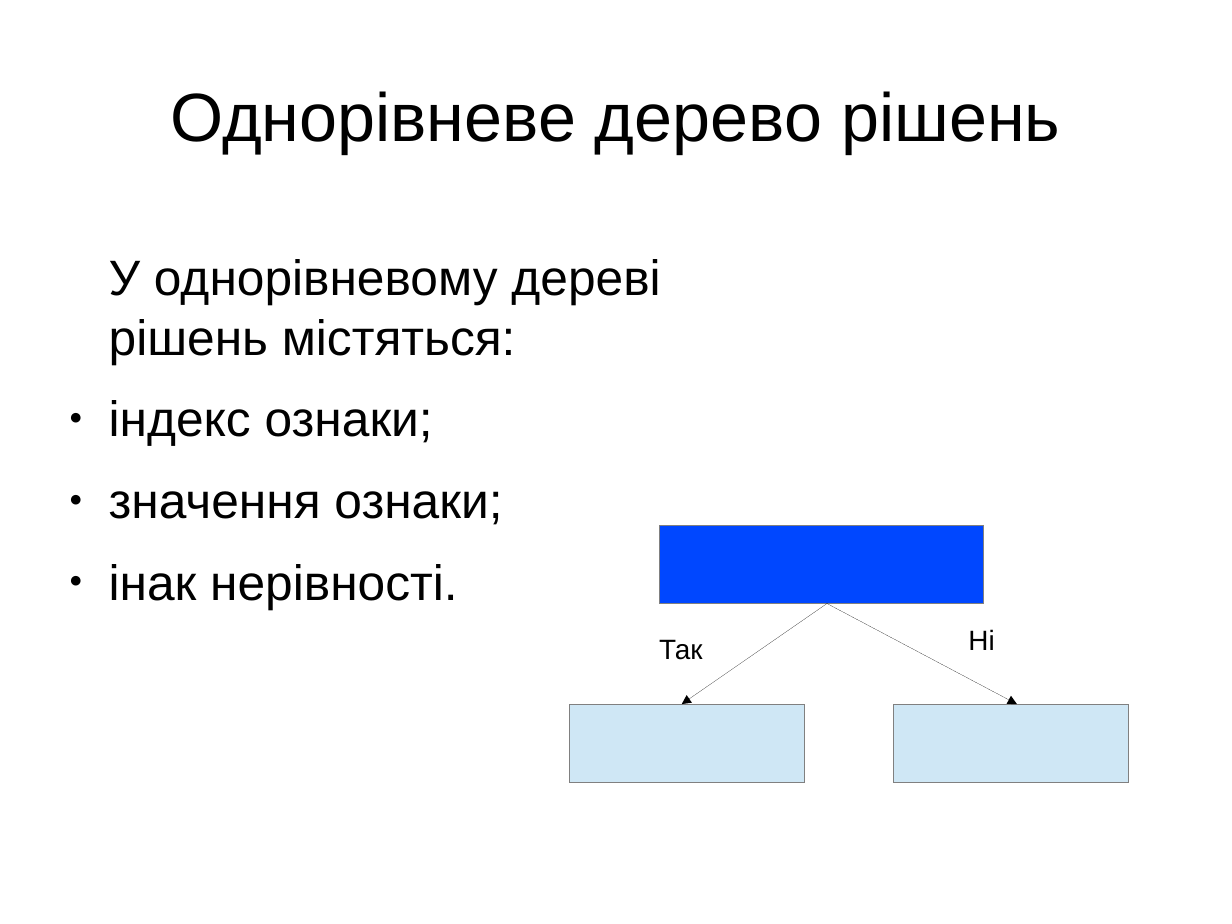
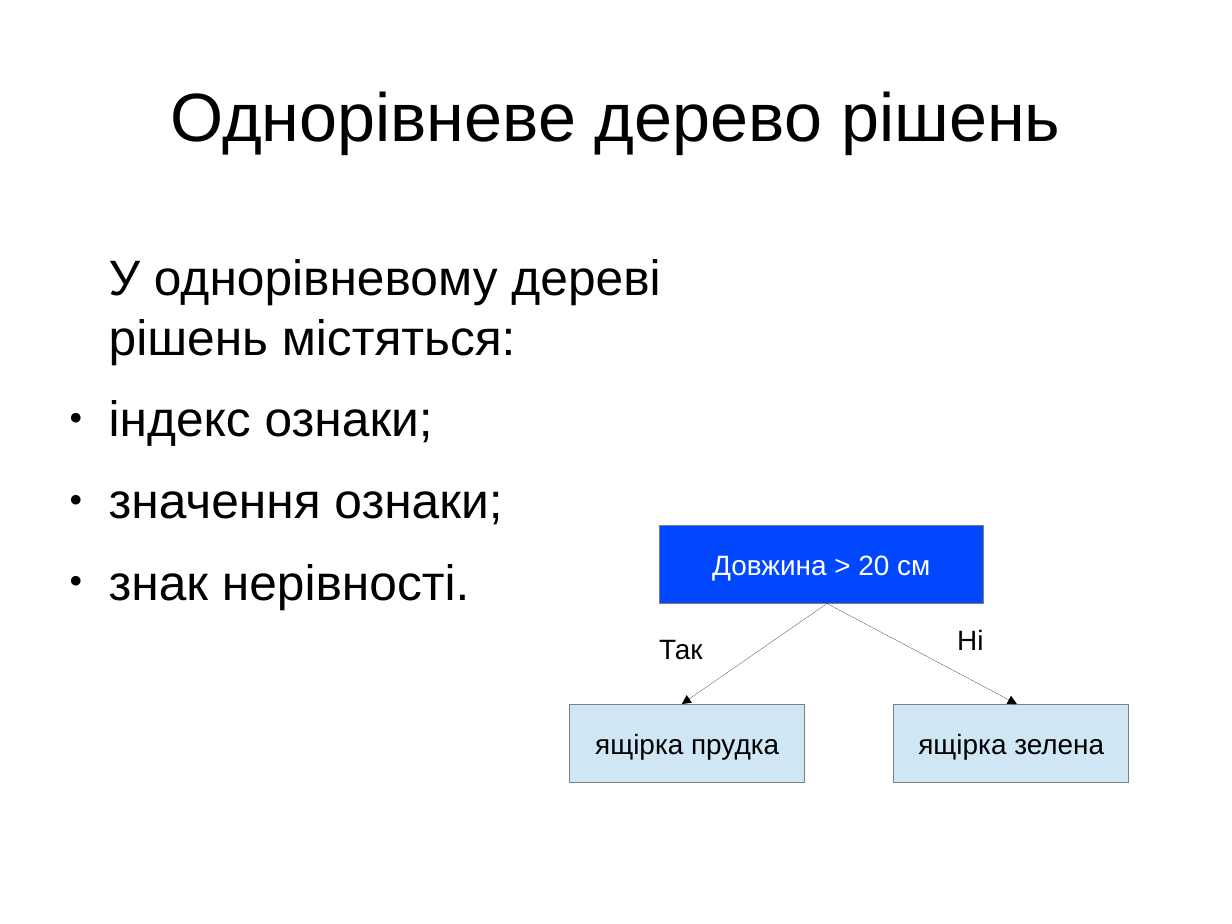
Before and after one commit to FaceDetect/gpu-face-detection, a slide deck: slide 7 of doc/presentation.odp (slide 6 before the commit). Drawn at 1232x924 pixels with LibreOffice and Linux fonts; fonts in the diff are those of the drawing. Boxes give left, top, right and bottom in pixels: in the first picture for what was removed or moved away, otherwise in the second. Text is boxed around its words. In the diff, an @@ line names an element or a change of style, - is before the commit and + after.

Commit message:
Presentation updated

```diff
--- a/doc/presentation.odp
+++ b/doc/presentation.odp
@@ text at [109,564,469,609]: text changed @@
-● інак нерівності.
+● знак нерівності.
@@ text in rectangle at [712,555,930,580]: text added @@
+Довжина > 20 см
@@ text "Ні": place and size @@
-text "Ні" at [968,629,994,650]
+text "Ні" at [957,629,983,650]
@@ text in rectangle at [595,733,779,759]: text added @@
+ящірка прудка
@@ text in rectangle at [918,733,1104,759]: text added @@
+ящірка зелена
```
Also in this commit, not shown: 3 other slides changed, 28 slides added, 1 slide removed.
